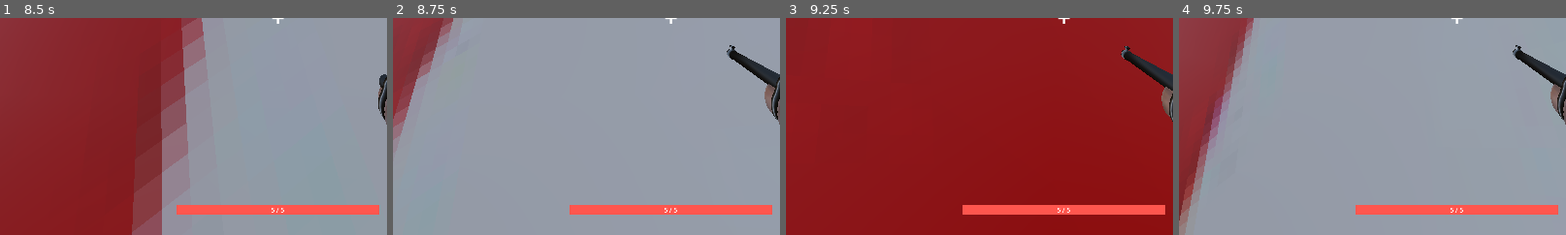
Above: before the commit, frames 1-4 (left to right).
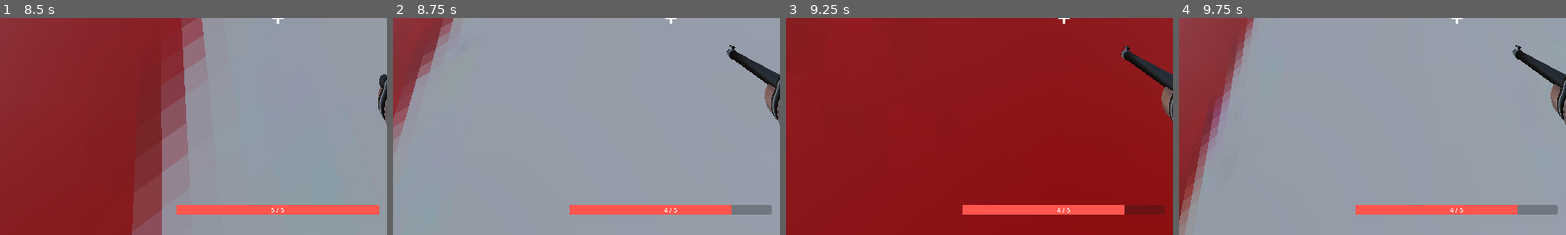
Above: after the commit, the same moments.

Repository: Pythorogus/ballooney
Game: Godot game, scene res://MainMenu/main_menu.tscn
Same seed, same stepped clock (60 frames per second), same inputs: the game is played once before the commit and once after it.
Inputs (mouse positions are % of the whole screen's width and height, from its top left):
- Up to frame 1 (8.5 s): click "NEW GAME" at 0.5 s; click "NEW GAME" at 1.25 s; click "START" at 2 s; tap Enter (ui_accept) at 2.75, 3.02, 3.77, 5.27, 6.02, 6.77, 8.27 s; move the mouse to (72, 45) at 2.77 s; press the mouse at (72, 45) at 2.78 s; hold D (right) 2.78-3.53 s; move the mouse to (45, 50) at 3.52 s; release the mouse at (45, 50) at 3.53 s; hold W (up) 3.53-8.03 s; click (45, 50) at 3.6 s; move the mouse to (52, 48) at 4.27 s; press the mouse at (52, 48) at 4.28 s; move the mouse to (49, 52) at 5.02 s; release the mouse at (49, 52) at 5.03 s; click (49, 52) at 5.1 s; move the mouse to (57, 51) at 5.77 s; press the mouse at (57, 51) at 5.78 s; move the mouse to (42, 49) at 6.52 s; release the mouse at (42, 49) at 6.53 s; click (42, 49) at 6.6 s; move the mouse to (51, 50) at 7.27 s; press the mouse at (51, 50) at 7.28 s; move the mouse to (46, 48) at 8.02 s; release the mouse at (46, 48) at 8.03 s; hold D (right) from 8.03 s (still down); click (46, 48) at 8.1 s
- Up to frame 2 (8.75 s): keep holding D (right)
- Up to frame 3 (9.25 s): move the mouse to (55, 50) at 8.77 s; release D (right) at 8.78 s; press the mouse at (55, 50) at 8.78 s; hold W (up) from 8.78 s (still down); tap Enter (ui_accept) at 9.02 s
- Up to frame 4 (9.75 s): keep holding W (up); move the mouse to (45, 50) at 9.52 s; release the mouse at (45, 50) at 9.53 s; click (45, 50) at 9.6 s
The pictures show only the part of the screen within x 14-64%, y 50-100%; the shares and areas given below are measured in that part.

Frame 1 is identical in both runs. In frame 2, 0.5% of the frame differs, in the area x 69-98%, y 86-91%; in frame 3, 0.5%; in frame 4, 0.5%.

Commit message:
equilibrage

Diff:
--- a/Enemy/enemy_controller.gd
+++ b/Enemy/enemy_controller.gd
@@ -15,7 +15,7 @@
 	var duplication = 1 + int(player.level / 10)
 	if player.level >= 5:
 		enemy_spawn_timer.wait_time = 1.5
-	if player.level >= 10:
+	if player.level >= 15:
 		enemy_spawn_timer.wait_time = 1.0
 	if player.level >= 30:
 		duplication = 1 + int(player.level / 3)
@@ -36,9 +36,12 @@
 		enemy.global_position = enemy_spawns.get_children()[next_spawn].global_position
 		enemy.speed = enemy.speed * (1 + (int(player.level / 10) / 10))
 
-		next_spawn += 1
-		if next_spawn >= enemy_spawns.get_children().size():
-			next_spawn = 0
+		var previous_spawn = next_spawn
+		while next_spawn == previous_spawn :
+			next_spawn = randi_range(0, enemy_spawns.get_children().size() - 1)
+		#next_spawn += 1
+		#if next_spawn >= enemy_spawns.get_children().size():
+			#next_spawn = 0
 
 func _on_enemy_spawn_timer_timeout() -> void:
 	spawn()
--- a/Player/Player.tscn
+++ b/Player/Player.tscn
@@ -74,6 +74,8 @@
 [node name="PanAudio" type="AudioStreamPlayer3D" parent="."]
 transform = Transform3D(1, 0, 0, 0, 1, 0, 0, 0, 1, -0.148115, 0.4985, 0.070585)
 stream = ExtResource("4_ddoul")
+volume_db = -19.0
+bus = &"SFX"
 
 [node name="WeaponCooldown" type="Timer" parent="."]
 one_shot = true
@@ -81,5 +83,6 @@
 [node name="HitAudio" type="AudioStreamPlayer3D" parent="."]
 stream = ExtResource("5_8g4oa")
 volume_db = -16.307
+bus = &"SFX"
 
 [connection signal="body_entered" from="DamageArea" to="." method="_on_damage_area_body_entered"]
--- /dev/null
+++ b/default_bus_layout.tres
@@ -0,0 +1,15 @@
+[gd_resource type="AudioBusLayout" format=3 uid="uid://cwen3x6dvw1e3"]
+
+[resource]
+bus/1/name = &"Music"
+bus/1/solo = false
+bus/1/mute = false
+bus/1/bypass_fx = false
+bus/1/volume_db = 0.0
+bus/1/send = &"Master"
+bus/2/name = &"SFX"
+bus/2/solo = false
+bus/2/mute = false
+bus/2/bypass_fx = false
+bus/2/volume_db = 0.0
+bus/2/send = &"Master"
--- a/world.tscn
+++ b/world.tscn
@@ -92,6 +92,7 @@
 transform = Transform3D(1, 0, 0, 0, 1, 0, 0, 0, 1, 0, -0.493336, 0)
 
 [node name="EnemySpawns" type="Node3D" parent="."]
+transform = Transform3D(1, 0, 0, 0, 1, 0, 0, 0, 1, 0, -0.203934, 0)
 
 [node name="Spawn" type="Node3D" parent="EnemySpawns"]
 transform = Transform3D(1, 0, 0, 0, 1, 0, 0, 0, 1, 0, 0, 30.1464)
@@ -106,10 +107,10 @@
 transform = Transform3D(1, 0, 0, 0, 1, 0, 0, 0, 1, 23.682, 0, -15.7678)
 
 [node name="Spawn3" type="Node3D" parent="EnemySpawns"]
-transform = Transform3D(1, 0, 0, 0, 1, 0, 0, 0, 1, 16.9291, -1.36114, -28.4491)
+transform = Transform3D(1, 0, 0, 0, 1, 0, 0, 0, 1, 16.929, 0, -28.449)
 
 [node name="Spawn11" type="Node3D" parent="EnemySpawns"]
-transform = Transform3D(1, 0, 0, 0, 1, 0, 0, 0, 1, 1.00175, -1.36114, -35.1866)
+transform = Transform3D(1, 0, 0, 0, 1, 0, 0, 0, 1, 1.002, 0, -35.187)
 
 [node name="Spawn4" type="Node3D" parent="EnemySpawns"]
 transform = Transform3D(1, 0, 0, 0, 1, 0, 0, 0, 1, -12.4806, 0, -26.8807)
@@ -136,7 +137,8 @@
 [node name="EnemyDeathAudio" type="AudioStreamPlayer3D" parent="."]
 unique_name_in_owner = true
 stream = ExtResource("3_tlwt5")
-volume_db = -2.038
+volume_db = -5.848
+bus = &"SFX"
 
 [node name="UILayer" type="CanvasLayer" parent="."]
 
@@ -270,11 +272,15 @@
 [node name="MusicAudio" type="AudioStreamPlayer" parent="."]
 process_mode = 3
 stream = ExtResource("10_wse8f")
+volume_db = -9.905
 autoplay = true
+bus = &"Music"
 
 [node name="LevelUpAudio" type="AudioStreamPlayer" parent="."]
 process_mode = 3
 stream = ExtResource("11_ic0uy")
+volume_db = -9.905
+bus = &"SFX"
 
 [connection signal="level_up" from="Player" to="Controllers/LevelUpController" method="_on_player_level_up"]
 [connection signal="timeout" from="EnemySpawnTimer" to="Controllers/EnemyController" method="_on_enemy_spawn_timer_timeout"]
